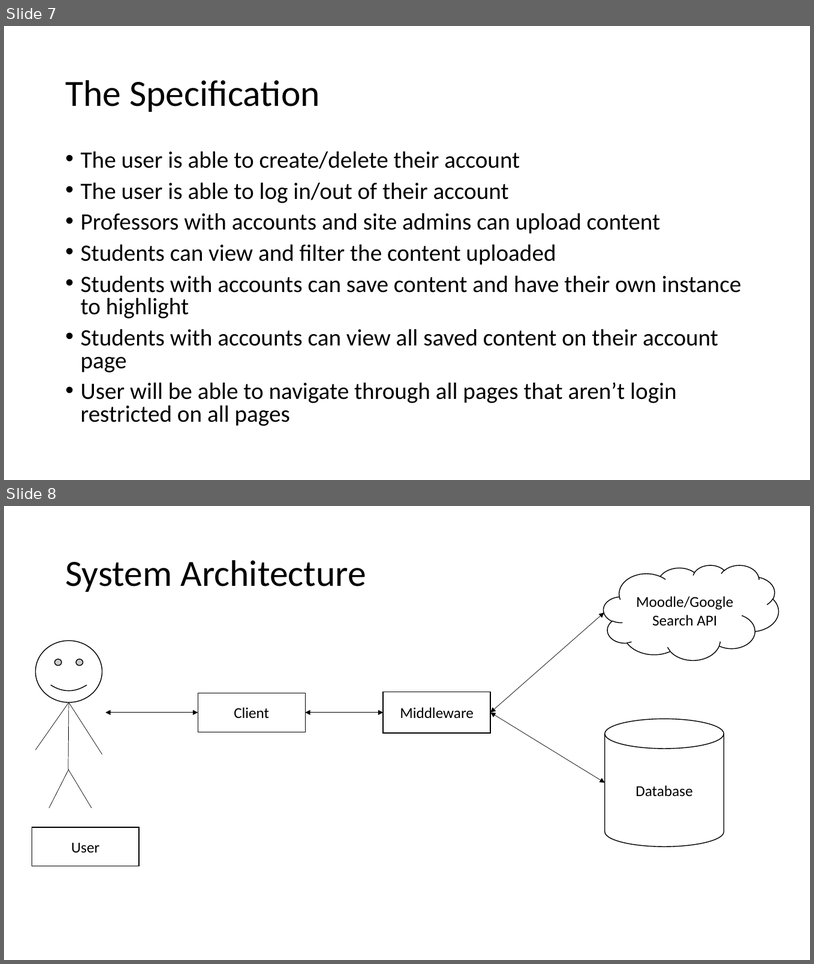
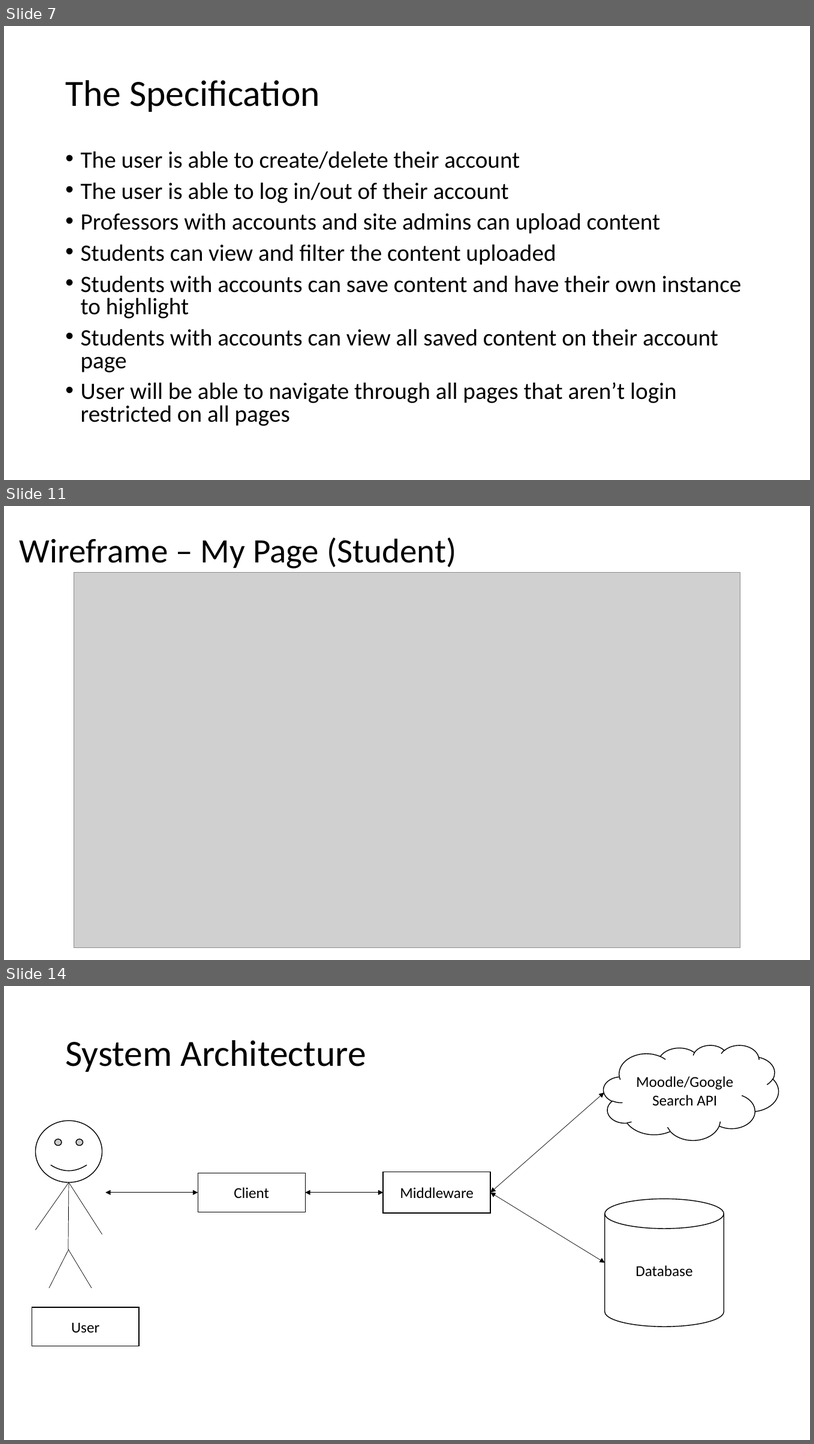
Before and after one commit to Ishitanarsiker/WAD2_GroupProject, a slide deck: DesignSpecification.pptx. Shown one above the other, each under a label of ours: slides 7 and 8 before the commit, slides 7, 11 and 14 after it; the slides between them are not shown. The pictures are 814x964 and 814x1444 pixels, drawn with LibreOffice and Linux fonts; fonts in the diff are those of the drawing; grey boxes stand for pictures. Boxes give left, top, right and bottom in pixels: in the first picture for what was removed or moved away, otherwise in the second. Text is boxed around its words. In the diff, an @@ line names an element or a change of style, - is before the commit and + after.

Commit message:
Finished ERD and associated Tables design.
+Add wireframes

```diff
--- a/DesignSpecification.pptx
+++ b/DesignSpecification.pptx
@@ slide 11 added at <box>4,506,810,960</box>, background #FFFFFF @@
@@ text added at <box>20,537,456,568</box>, 40.7 pt, text #000000 @@
+Wireframe – My Page (Student)
@@ picture added at <box>74,572,740,947</box> @@
@@ what was slide 8 is now slide 14 @@
```
Also in this commit, not shown: 5 other slides added.
